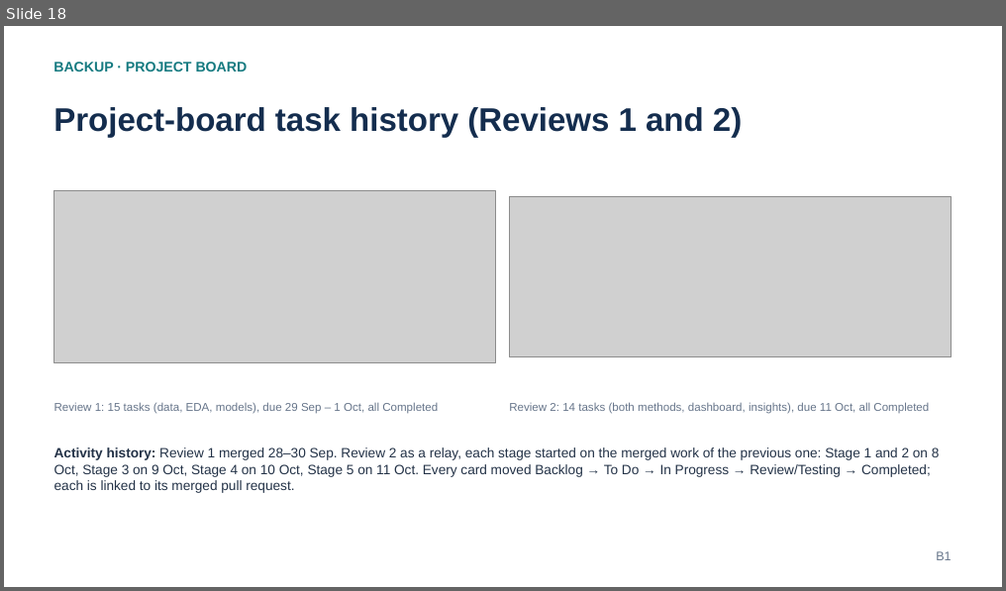
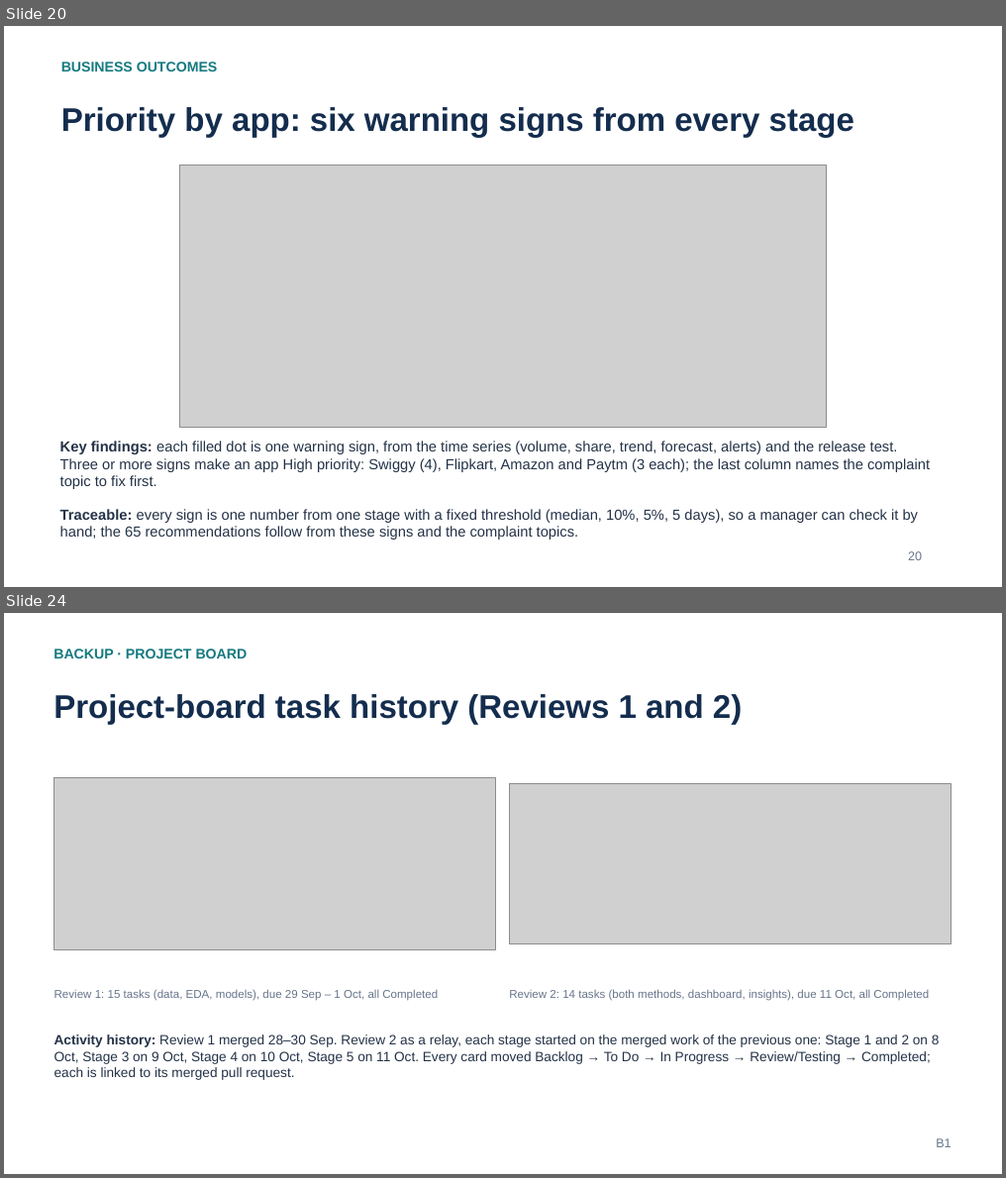
Before and after one commit to Adithya-Monish-Kumar-K/ba-capstone-app-reviews, a slide deck: docs/Review_2_Presentation.pptx. Shown one above the other, each under a label of ours: slide 18 before the commit, slides 20 and 24 after it; the slides between them are not shown. The pictures are 1006x591 and 1006x1178 pixels, drawn with LibreOffice and Linux fonts; fonts in the diff are those of the drawing; grey boxes stand for pictures. Boxes give left, top, right and bottom in pixels: in the first picture for what was removed or moved away, otherwise in the second. Text is boxed around its words. In the diff, an @@ line names an element or a change of style, - is before the commit and + after.

```diff
--- a/docs/Review_2_Presentation.pptx
+++ b/docs/Review_2_Presentation.pptx
@@ slide 20 added at (4,26,1002,587), background #FFFFFF @@
@@ text added at (61,62,218,72), 13.5 pt, text #157A80, bold @@
+BUSINESS OUTCOMES
@@ text added at (61,107,854,137), 31.5 pt, text #142D4E, bold @@
+Priority by app: six warning signs from every stage
@@ picture added at (180,166,827,427) @@
@@ text added at (60,441,930,489), 14 pt, text #233247 @@
+Key findings: each filled dot is one warning sign, from the time series (volume, share, trend, forecast, alerts) and the release test. Three or more signs make an app High priority: Swiggy (4), Flipkart, Amazon and Paytm (3 each); the last column names the complaint topic to fix first.
@@ text added at (60,509,919,540), 14 pt, text #233247 @@
+Traceable: every sign is one number from one stage with a fixed threshold (median, 10%, 5%, 5 days), so a manager can check it by hand; the 65 recommendations follow from these signs and the complaint topics.
@@ text added at (908,552,922,561), 12 pt, text #66758A @@
+20
@@ what was slide 18 is now slide 24 @@
```
Also in this commit, not shown: 13 slides changed, 5 other slides added, 10 other files.
